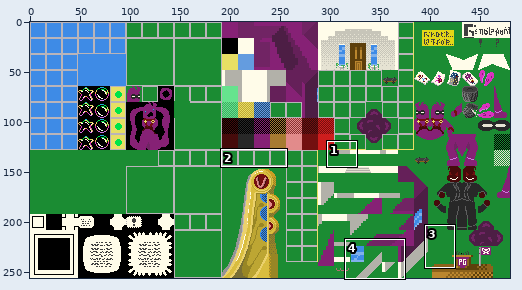
Edited in one commit: sprite sheet (Chains of Memory/ChipSet/percyworld.png). The first picture is a wide view before the edit; the outline marks the close-up.
Close-up. First the earlier version:
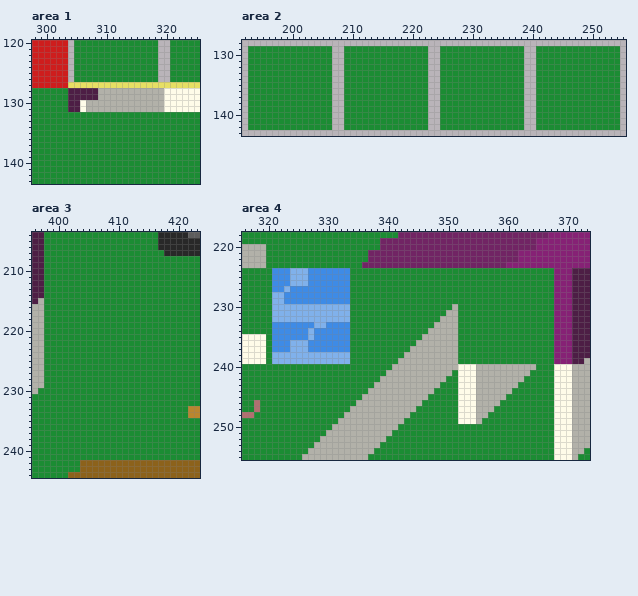
The file is 480x256 pixels. Shown: area 1: x 298..325, y 120..143; area 2: x 192..255, y 128..143; area 3: x 396..423, y 204..244; area 4: x 316..373, y 218..255.
Now the later version:
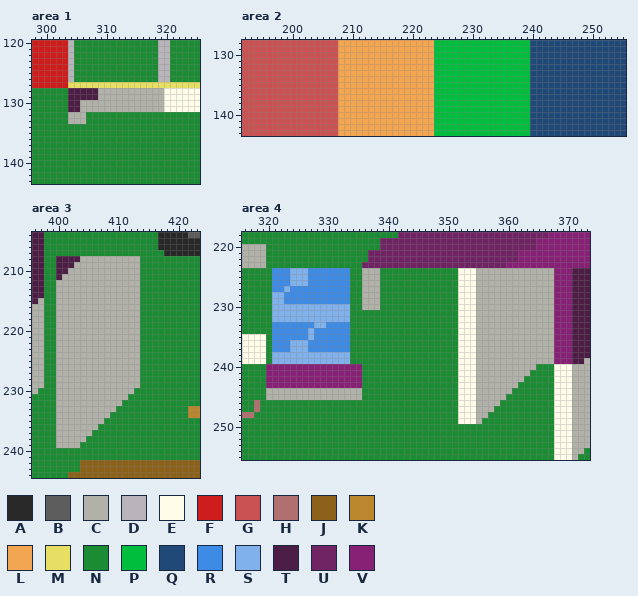
Palette (. is transparent): A #282828  B #5d5d5d  C #b2b1a9  D #b9b4b9  E #fffce9  F #ce1d1d  G #cb5252  H #b17070  J #8c621b  K #ba862e  L #f3a651  M #e7df64  N #1b8c33  P #00be3d  Q #214977  R #3e8be6  S #80b1eb  T #4d1e45  U #712464  V #862175
Edits made:
Changed rows in their new state; - is an unchanged pixel.
Area 1:
first column x 304:
130 --C
131 --C
132 CCC
133 CCC
Area 2:
first column x 192:
128 GGGGGGGGGGGGGGGGLLLLLLLLLLLLLLLLPPPPPPPPPPPPPPPPQQQQQQQQQQQQQQQQ
129 GGGGGGGGGGGGGGGGLLLLLLLLLLLLLLLLPPPPPPPPPPPPPPPPQQQQQQQQQQQQQQQQ
130 GGGGGGGGGGGGGGGGLLLLLLLLLLLLLLLLPPPPPPPPPPPPPPPPQQQQQQQQQQQQQQQQ
131 GGGGGGGGGGGGGGGGLLLLLLLLLLLLLLLLPPPPPPPPPPPPPPPPQQQQQQQQQQQQQQQQ
132 GGGGGGGGGGGGGGGGLLLLLLLLLLLLLLLLPPPPPPPPPPPPPPPPQQQQQQQQQQQQQQQQ
133 GGGGGGGGGGGGGGGGLLLLLLLLLLLLLLLLPPPPPPPPPPPPPPPPQQQQQQQQQQQQQQQQ
134 GGGGGGGGGGGGGGGGLLLLLLLLLLLLLLLLPPPPPPPPPPPPPPPPQQQQQQQQQQQQQQQQ
135 GGGGGGGGGGGGGGGGLLLLLLLLLLLLLLLLPPPPPPPPPPPPPPPPQQQQQQQQQQQQQQQQ
136 GGGGGGGGGGGGGGGGLLLLLLLLLLLLLLLLPPPPPPPPPPPPPPPPQQQQQQQQQQQQQQQQ
137 GGGGGGGGGGGGGGGGLLLLLLLLLLLLLLLLPPPPPPPPPPPPPPPPQQQQQQQQQQQQQQQQ
138 GGGGGGGGGGGGGGGGLLLLLLLLLLLLLLLLPPPPPPPPPPPPPPPPQQQQQQQQQQQQQQQQ
139 GGGGGGGGGGGGGGGGLLLLLLLLLLLLLLLLPPPPPPPPPPPPPPPPQQQQQQQQQQQQQQQQ
140 GGGGGGGGGGGGGGGGLLLLLLLLLLLLLLLLPPPPPPPPPPPPPPPPQQQQQQQQQQQQQQQQ
141 GGGGGGGGGGGGGGGGLLLLLLLLLLLLLLLLPPPPPPPPPPPPPPPPQQQQQQQQQQQQQQQQ
142 GGGGGGGGGGGGGGGGLLLLLLLLLLLLLLLLPPPPPPPPPPPPPPPPQQQQQQQQQQQQQQQQ
143 GGGGGGGGGGGGGGGGLLLLLLLLLLLLLLLLPPPPPPPPPPPPPPPPQQQQQQQQQQQQQQQQ
Area 3:
first column x 400:
208 TTTTCCCCCCCCCC
209 TTTCCCCCCCCCCC
210 TTCCCCCCCCCCCC
211 TCCCCCCCCCCCCC
212 CCCCCCCCCCCCCC
213 CCCCCCCCCCCCCC
214 CCCCCCCCCCCCCC
215 CCCCCCCCCCCCCC
216 CCCCCCCCCCCCCC
217 CCCCCCCCCCCCCC
218 CCCCCCCCCCCCCC
219 CCCCCCCCCCCCCC
220 CCCCCCCCCCCCCC
221 CCCCCCCCCCCCCC
222 CCCCCCCCCCCCCC
223 CCCCCCCCCCCCCC
224 CCCCCCCCCCCCCC
225 CCCCCCCCCCCCCC
226 CCCCCCCCCCCCCC
227 CCCCCCCCCCCCCC
228 CCCCCCCCCCCCCC
229 CCCCCCCCCCCCCC
230 CCCCCCCCCCCCC-
231 CCCCCCCCCCCC--
232 CCCCCCCCCCC---
233 CCCCCCCCCC----
234 CCCCCCCCC-----
235 CCCCCCCC------
236 CCCCCCC-------
237 CCCCCC--------
238 CCCCC---------
239 CCCC----------
Area 4:
first column x 320:
224 ----------------CCC-------------EEECCCCCCCCCCCCC
225 ----------------CCC-------------EEECCCCCCCCCCCCC
226 ----------------CCC-------------EEECCCCCCCCCCCCC
227 ----------------CCC-------------EEECCCCCCCCCCCCC
228 ----------------CCC-------------EEECCCCCCCCCCCCC
229 ----------------CCC-------------EEECCCCCCCCCCCCC
230 ----------------CCC------------NEEECCCCCCCCCCCCC
231 ------------------------------NNEEECCCCCCCCCCCCC
232 -----------------------------NNNEEECCCCCCCCCCCCC
233 ----------------------------NNNNEEECCCCCCCCCCCCC
234 ---------------------------NNNNNEEECCCCCCCCCCCCC
235 --------------------------NNNNNNEEECCCCCCCCCCCCC
236 -------------------------NNNNNNNEEECCCCCCCCCCCCC
237 ------------------------NNNNNNNNEEECCCCCCCCCCCCC
238 -----------------------NNNNNNNNNEEECCCCCCCCCCCCC
239 ----------------------NNNNNNNNNNEEECCCCCCCCCCCCC
240 VVVVVVVVVVVVVVVV-----NNNNNNNNNNN----------------
241 VVVVVVVVVVVVVVVV----NNNNNNNNNNN-----------------
242 VVVVVVVVVVVVVVVV---NNNNNNNNNNN------------------
243 VVVVVVVVVVVVVVVV--NNNNNNNNNNN-------------------
244 CCCCCCCCCCCCCCCC-NNNNNNNNNNN--------------------
245 CCCCCCCCCCCCCCCCNNNNNNNNNNN---------------------
246 ---------------NNNNNNNNNNN----------------------
247 --------------NNNNNNNNNNN-----------------------
248 -------------NNNNNNNNNNN------------------------
249 ------------NNNNNNNNNNN-------------------------
250 -----------NNNNNNNNNNN--------------------------
251 ----------NNNNNNNNNNN---------------------------
252 ---------NNNNNNNNNNN----------------------------
253 --------NNNNNNNNNNN-----------------------------
254 -------NNNNNNNNNNN------------------------------
255 ------NNNNNNNNNNN-------------------------------
Boxes around the changes in both close-ups, in picture pixels (x1, y1, x2, y2):
changed: (68, 100, 86, 124)
changed: (242, 40, 626, 136)
changed: (56, 256, 140, 448)
changed: (266, 268, 554, 460)
